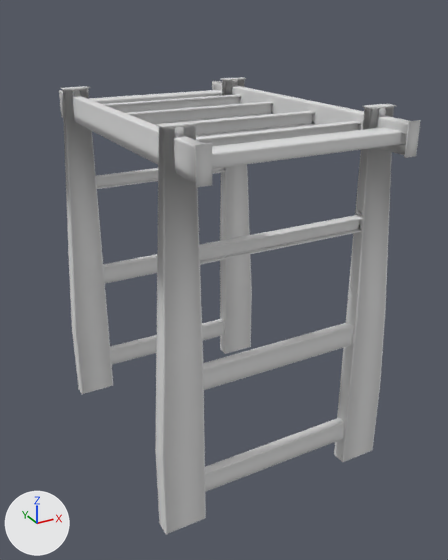
One commit to the FBX model WalkingSim/Assets/Art/Packs/Crn_Container/ContainerHauler.fbx: the scene before it, then after it.
Both versions are drawn from a camera (50 mm lens) standing at (-6.85, -15.15, 11.94) and looking at (0.75, -1.33, 5.03). Lighting does not change. The marker at lower left points along +X, +Y and +Z. Where no turn or scale is listed for an object, it has been applied to the vertices.

Objects in the first picture: 'LPCrane'.
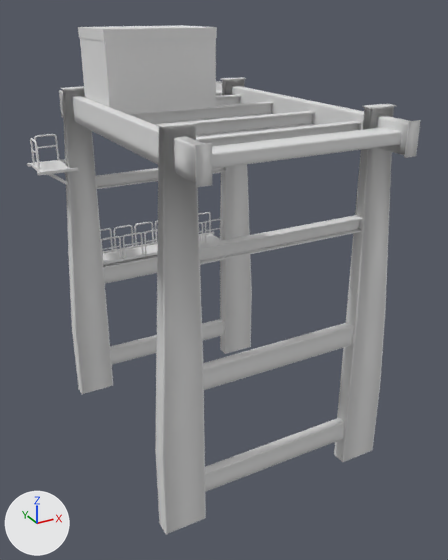
Where the newer file only moved an object's origin or applied its transform, the numbers keep the older frame.

Boxes (x1, y1, x2, y2) around the edits, measured in the pictures (448 x 560 px):
'Plane.001', added: after (78, 25, 217, 114)
'Plane.005', added: after (103, 234, 221, 261)
'Cube.003', added: after (101, 219, 222, 262)
'Cube', added: after (100, 212, 211, 251)
'Cube.002', added: after (103, 232, 223, 265)
'Plane.007', added: after (35, 160, 71, 172)
'Cube.004', added: after (34, 134, 59, 160)
'Cube.011', added: after (37, 167, 78, 175)
'Cube.012', added: after (30, 138, 40, 169)
'Plane.006', added: after (97, 27, 197, 29)
'Cube.006', added: after (46, 172, 68, 186)
'Cube.009', added: after (31, 163, 42, 172)

Diff of the bpy script that builds the scene:
```diff
--- a/WalkingSim/Assets/Art/Packs/Crn_Container/ContainerHauler.fbx.py
+++ b/WalkingSim/Assets/Art/Packs/Crn_Container/ContainerHauler.fbx.py
@@ me_cube_023 @@
+me_cube_023.from_pydata([(0.039, 0.572, -0.039), (0.039, 0.572, 0.039), (-0.039, 0.572, -0.039), (-0.039, 0.572, 0.039), (-0.039, -0.572, -0.039), (-0.039, -0.572, 0.039), (0.039, -0.572, -0.039), (0.039, -0.572, 0.039)], [], [(4, 5, 3, 2), (4, 2, 0, 6), (3, 5, 7, 1), (0, 1, 7, 6)])
+me_cube_023.materials.append(mat_metal_sidewalk)  # white #e7e7e7
@@ me_plane_008 @@
+me_plane_008.from_pydata([(-3.94, 0.8, 0.02), (-3.94, 0.03, 0.02), (0.4, 0.03, 0.02), (0.4, 0.8, 0.02), (-3.94, 0.8, 0.01), (-3.94, 0.03, 0.01), (0.4, 0.03, 0.01), (0.4, 0.8, 0.01)], [], [(1, 2, 3, 0), (5, 4, 7, 6), (1, 0, 4, 5), (2, 1, 5, 6), (3, 2, 6, 7), (0, 3, 7, 4)])
+me_plane_008.materials.append(mat_metalstudds)  # white #e7e7e7
@@ me_cube_026 @@
+me_cube_026.from_pydata([(2.289, 0.156, 0.087), (2.289, 0.156, 0.166), (2.289, 0.235, 0.087), (2.289, 0.235, 0.166), (1.145, 0.235, 0.087), (1.145, 0.235, 0.166), (1.145, 0.156, 0.087), (1.145, 0.156, 0.166)], [], [(4, 5, 3, 2), (4, 2, 0, 6), (3, 5, 7, 1), (0, 1, 7, 6)])
+me_cube_026.materials.append(mat_metal_sidewalk)  # white #e7e7e7
@@ ob_cube_009 @@
+ob_cube_009 = bpy.data.objects.new('Cube.009', me_cube_023)
+ob_cube_009.location = (-3.04, 2.93, 7.7)
@@ ob_cube_006 @@
+ob_cube_006 = bpy.data.objects.new('Cube.006', me_cube_020)  # 32 vertices, 21 faces; spans x -0.4..0.639, y -0.043..0.043, z -0.466..0.043; in mat_metal_sidewalk (white #e7e7e7)
+ob_cube_006.location = (-2.7, 2.59, 7.63)
@@ ob_cube_003 @@
+ob_cube_003 = bpy.data.objects.new('Cube.003', me_cube_030)  # 1056 vertices, 960 faces; spans x -4.31..0.03, y -0.92..-0.86, z 0.02..0.83; in mat_metal_sidewalk (white #e7e7e7)
+ob_cube_003.location = (2.85, 3.56, 4.53)
@@ ob_plane_001 @@
+ob_plane_001 = bpy.data.objects.new('Plane.001', me_plane_002)  # 128 vertices, 112 faces; spans x -1.04..2.04, y -1.04..1.04, z 0.0..2.0; in mat_corrumetal (its picture is missing), mat_housedetails (its picture is missing), mat_bottom (white #e7e7e7), mat_glass (pink #e7897e)
+ob_plane_001.location = (-0.69, 1.15, 9.47)
@@ ob_cube_002 @@
+ob_cube_002 = bpy.data.objects.new('Cube.002', me_cube_028)  # 72 vertices, 64 faces; spans x -2.29..2.29, y -0.04..0.9, z 0.09..0.17; in mat_metal_sidewalk (white #e7e7e7)
+ob_cube_002.location = (0.72, 2.67, 4.41)
@@ ob_plane_005 @@
+ob_plane_005 = bpy.data.objects.new('Plane.005', me_plane_008)
+ob_plane_005.location = (2.49, 2.68, 4.52)
@@ ob_plane_007 @@
+ob_plane_007 = bpy.data.objects.new('Plane.007', me_plane_009)  # a box spanning x -0.801..-0.032, y -0.791..0.401, z 0.011..0.021; in mat_metalstudds (white #e7e7e7)
+ob_plane_007.location = (-2.21, 3.1, 7.72)
@@ ob_cube_004 @@
+ob_cube_004 = bpy.data.objects.new('Cube.004', me_cube_018)  # 176 vertices, 160 faces; spans x -0.646..0.031, y -0.063..-0.009, z 0.025..0.827; in mat_metal_sidewalk (white #e7e7e7)
+ob_cube_004.location = (-2.26, 3.58, 7.7)
@@ ob_cube_012 @@
+ob_cube_012 = bpy.data.objects.new('Cube.012', me_cube_027)  # 176 vertices, 160 faces; spans x 0.009..0.063, y -0.646..0.031, z 0.025..0.827; in mat_metal_sidewalk (white #e7e7e7)
+ob_cube_012.location = (-3.07, 3.29, 7.7)
@@ ob_cube_011 @@
+ob_cube_011 = bpy.data.objects.new('Cube.011', me_cube_026)
+ob_cube_011.location = (-4.31, 2.13, 7.57)
@@ ob_cube @@
+ob_cube = bpy.data.objects.new('Cube', me_cube_029)  # 1056 vertices, 960 faces; spans x -4.31..0.03, y -0.06..-0.01, z 0.02..0.83; in mat_metal_sidewalk (white #e7e7e7)
+ob_cube.location = (2.85, 3.56, 4.53)
@@ ob_plane_006 @@
+ob_plane_006 = bpy.data.objects.new('Plane.006', me_plane_007)  # 35 vertices, 24 faces; spans x -0.98..1.98, y -0.97..0.97, z 1.97; in mat_corrumetal (its picture is missing)
+ob_plane_006.location = (-0.69, 1.15, 9.47)
```
